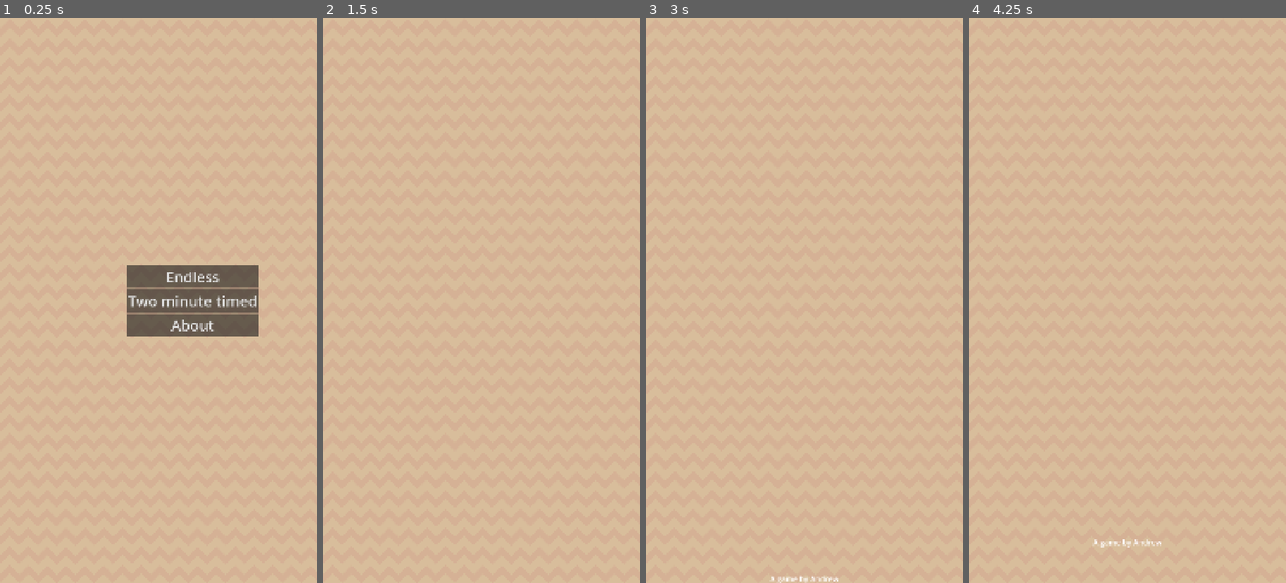
Above: before the commit, frames 1-4 (left to right).
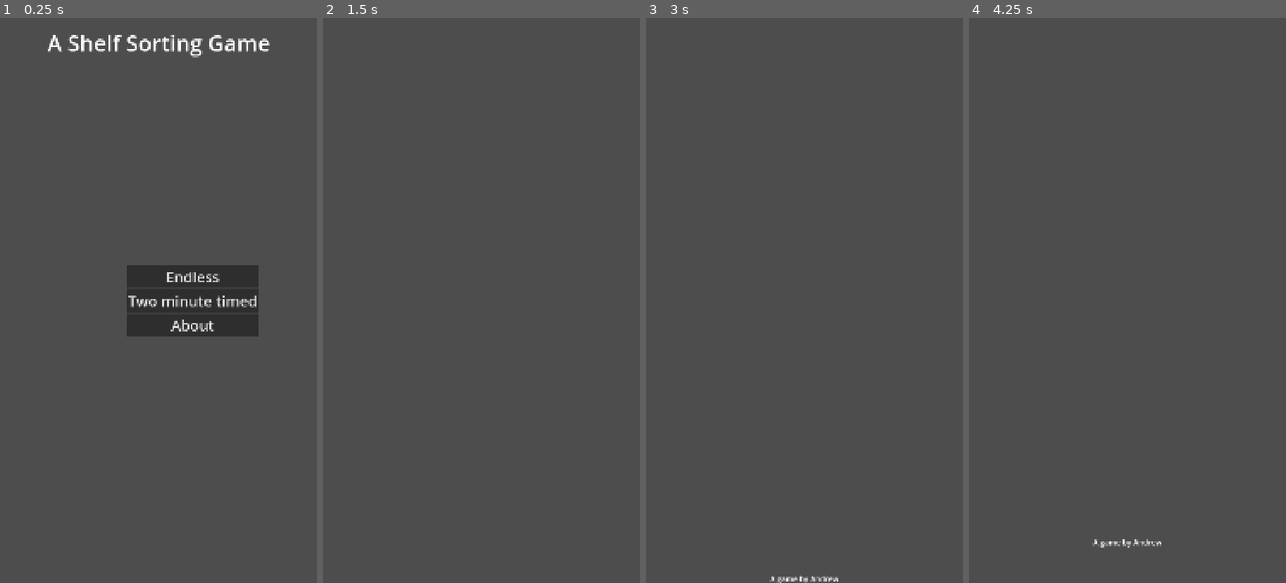
Above: after the commit, the same moments.

Repository: andrewcrisp/shelfsortinggame
Game: Godot game, scene res://scenes/game.tscn
Two runs of this game, one before a commit and one after it. Both use one fixed random seed, a clock stepped at 60 frames per second and the inputs below.
Inputs (mouse positions are in pixels of both pictures, inside the frame that each line leads up to):
- Up to frame 1 (0.25 s): no input
- Up to frame 2 (1.5 s): click "About" at 0.5 s; tap Enter at 1.25 s; move the mouse to (551, 272) at 1.27 s; click (551, 272) at 1.42 s
- Up to frame 3 (3 s): tap Space at 2 s; drag from (741, 328) to (788, 413) at 2.02 s; tap Enter at 2.75 s; move the mouse to (836, 176) at 2.77 s
- Up to frame 4 (4.25 s): drag from (1111, 413) to (1032, 215) at 3.52 s

The runs differ from the first frame. In frame 1, 100% of the frame differs, in the area x 0-100%, y 0-100%; in frame 2, 100%; in frame 3, 100%; in frame 4, 100%.

Commit message:
Add some backgrounds

Diff:
--- a/scenes/game.tscn
+++ b/scenes/game.tscn
@@ -1,8 +1,9 @@
-[gd_scene load_steps=4 format=3 uid="uid://b6e00skvjt6r"]
+[gd_scene load_steps=5 format=3 uid="uid://b6e00skvjt6r"]
 
 [ext_resource type="Script" uid="uid://d1krl6w6f8av4" path="res://scripts/game.gd" id="1_uwrxv"]
 [ext_resource type="PackedScene" uid="uid://cfwvj4m5wtga" path="res://scenes/scoreboard.tscn" id="2_yqjtg"]
-[ext_resource type="Texture2D" uid="uid://dpxdast8erek2" path="res://assets/Brown.png" id="4_lbhrr"]
+[ext_resource type="PackedScene" uid="uid://be7fbaw21lj7s" path="res://scenes/menus/menu_background.tscn" id="3_lnu2h"]
+[ext_resource type="PackedScene" uid="uid://duu4i61jd05wk" path="res://scenes/menus/start_screen.tscn" id="4_lbhrr"]
 
 [node name="Game" type="Node"]
 script = ExtResource("1_uwrxv")
@@ -20,10 +21,12 @@
 grow_vertical = 1
 scale = Vector2(4, 4)
 
-[node name="Background" type="Sprite2D" parent="."]
-z_index = -1
-texture_repeat = 2
-texture = ExtResource("4_lbhrr")
-offset = Vector2(540, 960)
-region_enabled = true
-region_rect = Rect2(0, 0, 1080, 1920)
+[node name="StartScreen" parent="." instance=ExtResource("4_lbhrr")]
+anchors_preset = 5
+anchor_left = 0.5
+anchor_right = 0.5
+offset_top = 30.0
+offset_bottom = 30.0
+grow_horizontal = 2
+
+[node name="Background" parent="." instance=ExtResource("3_lnu2h")]
--- /dev/null
+++ b/scenes/levels/1/1.tscn
@@ -0,0 +1,54 @@
+[gd_scene load_steps=9 format=3 uid="uid://w1sbduy44y4r"]
+
+[ext_resource type="Texture2D" uid="uid://dh46esb2fdf2l" path="res://assets/Game_UI_03/PNG/backgrounds/bg_03.PNG" id="1_q5bgg"]
+[ext_resource type="Texture2D" uid="uid://cyk4xs1ywr4ld" path="res://assets/Game_UI_03/PNG/backgrounds/bg_02.PNG" id="2_c16ly"]
+[ext_resource type="Texture2D" uid="uid://be3wqtte6okkb" path="res://assets/Game_UI_03/PNG/slots/s_01.png" id="3_rlg85"]
+[ext_resource type="Texture2D" uid="uid://brar54h2ery8p" path="res://assets/Game_UI_03/PNG/slots/s_t_08.png" id="4_xq0ru"]
+[ext_resource type="Texture2D" uid="uid://drbkuktldxpdf" path="res://assets/Game_UI_03/PNG/slots/s_09.png" id="5_hgu8c"]
+[ext_resource type="Texture2D" uid="uid://darp81nohlyk7" path="res://assets/RPG_Inn_Icons/vegetables/transparent/Tex_veg_a_ (1).png" id="6_gnw1v"]
+[ext_resource type="Texture2D" uid="uid://ctwv6jac2em7w" path="res://assets/RPG_Inn_Icons/vegetables/transparent/Tex_veg_a_ (3).PNG" id="7_aatjq"]
+[ext_resource type="Texture2D" uid="uid://djv3rqpiha7j7" path="res://assets/RPG_Inn_Icons/tools/transparent/Tex_tool_a_ (38).png" id="8_rkee3"]
+
+[node name="Node2D" type="Node2D"]
+
+[node name="Bg03" type="Sprite2D" parent="."]
+position = Vector2(549, 1037)
+texture = ExtResource("1_q5bgg")
+
+[node name="Bg04" type="Sprite2D" parent="."]
+modulate = Color(0, 0, 0, 0.509)
+position = Vector2(646, 1013)
+texture = ExtResource("2_c16ly")
+
+[node name="Bg02" type="Sprite2D" parent="."]
+position = Vector2(544, 954)
+texture = ExtResource("2_c16ly")
+
+[node name="S01" type="Sprite2D" parent="."]
+position = Vector2(854, 1215)
+scale = Vector2(0.3125, 0.3125)
+texture = ExtResource("3_rlg85")
+
+[node name="ST08" type="Sprite2D" parent="."]
+position = Vector2(678.953, 1774.5)
+scale = Vector2(0.714953, 0.714953)
+texture = ExtResource("4_xq0ru")
+
+[node name="S09" type="Sprite2D" parent="."]
+position = Vector2(771.25, 421.375)
+scale = Vector2(0.573781, 0.350271)
+texture = ExtResource("5_hgu8c")
+
+[node name="TexVegA(1)" type="Sprite2D" parent="."]
+position = Vector2(910, 418)
+scale = Vector2(0.5, 0.5)
+texture = ExtResource("6_gnw1v")
+
+[node name="TexVegA(3)" type="Sprite2D" parent="."]
+position = Vector2(857, 1227)
+scale = Vector2(0.488281, 0.521485)
+texture = ExtResource("7_aatjq")
+
+[node name="TexToolA(38)" type="Sprite2D" parent="."]
+position = Vector2(246, 1787)
+texture = ExtResource("8_rkee3")
--- a/scenes/levels/1/level.tscn
+++ b/scenes/levels/1/level.tscn
@@ -11,27 +11,27 @@
 [node name="item_spawner" parent="." instance=ExtResource("2_emed8")]
 
 [node name="Shelf" parent="." instance=ExtResource("3_nw4g8")]
-position = Vector2(80, 545)
+position = Vector2(270, 545)
 scale = Vector2(2, 2)
 
 [node name="Shelf2" parent="." instance=ExtResource("3_nw4g8")]
-position = Vector2(635, 745)
+position = Vector2(825, 745)
 scale = Vector2(2, 2)
 
 [node name="Shelf3" parent="." instance=ExtResource("3_nw4g8")]
-position = Vector2(80, 1600)
+position = Vector2(270, 1600)
 scale = Vector2(2, 2)
 
 [node name="Shelf4" parent="." instance=ExtResource("3_nw4g8")]
-position = Vector2(635, 1265)
+position = Vector2(825, 1265)
 scale = Vector2(2, 2)
 
 [node name="Shelf5" parent="." instance=ExtResource("3_nw4g8")]
-position = Vector2(80, 1065)
+position = Vector2(270, 1065)
 scale = Vector2(2, 2)
 
 [node name="Shelf6" parent="." instance=ExtResource("3_nw4g8")]
-position = Vector2(635, 1800)
+position = Vector2(825, 1800)
 scale = Vector2(2, 2)
 
 [node name="Conveyor" parent="." instance=ExtResource("4_u2ksi")]
--- a/scenes/levels/special/about.tscn
+++ b/scenes/levels/special/about.tscn
@@ -1,6 +1,7 @@
-[gd_scene load_steps=3 format=3 uid="uid://ccs0onn1wjpym"]
+[gd_scene load_steps=4 format=3 uid="uid://ccs0onn1wjpym"]
 
 [ext_resource type="Script" uid="uid://ceb6u228ag6ag" path="res://scripts/about.gd" id="1_20wyb"]
+[ext_resource type="PackedScene" uid="uid://be7fbaw21lj7s" path="res://scenes/menus/menu_background.tscn" id="2_c5lyi"]
 
 [sub_resource type="LabelSettings" id="LabelSettings_20wyb"]
 font_size = 26
@@ -33,3 +34,5 @@
 text = "Credits line"
 label_settings = SubResource("LabelSettings_20wyb")
 horizontal_alignment = 1
+
+[node name="Background" parent="." instance=ExtResource("2_c5lyi")]
--- /dev/null
+++ b/scenes/menus/menu_background.tscn
@@ -0,0 +1,18 @@
+[gd_scene load_steps=3 format=3 uid="uid://be7fbaw21lj7s"]
+
+[ext_resource type="Texture2D" uid="uid://cyk4xs1ywr4ld" path="res://assets/Game_UI_03/PNG/backgrounds/bg_02.PNG" id="1_d58y2"]
+[ext_resource type="Texture2D" uid="uid://bygv02tp6w4cf" path="res://assets/Game_UI_03/PNG/backgrounds/bg_04.png" id="2_rhrir"]
+
+[node name="Background" type="Node2D"]
+z_index = -1
+
+[node name="Bg04" type="Sprite2D" parent="."]
+z_index = -2
+position = Vector2(534, 974)
+rotation = 1.5708
+texture = ExtResource("2_rhrir")
+
+[node name="Bg02" type="Sprite2D" parent="."]
+z_index = -1
+position = Vector2(579, 1007)
+texture = ExtResource("1_d58y2")
--- /dev/null
+++ b/scenes/menus/start_screen.tscn
@@ -0,0 +1,19 @@
+[gd_scene format=3 uid="uid://duu4i61jd05wk"]
+
+[node name="StartScreen" type="Control"]
+layout_mode = 3
+anchors_preset = 0
+
+[node name="GameTitle" type="Label" parent="."]
+layout_mode = 1
+anchors_preset = 5
+anchor_left = 0.5
+anchor_right = 0.5
+offset_left = -380.5
+offset_right = 380.5
+offset_bottom = 103.0
+grow_horizontal = 2
+theme_override_font_sizes/font_size = 75
+text = "A Shelf Sorting Game"
+horizontal_alignment = 1
+vertical_alignment = 1
--- a/scenes/shelf.tscn
+++ b/scenes/shelf.tscn
@@ -1,31 +1,26 @@
-[gd_scene load_steps=5 format=3 uid="uid://bd1b7yuh7jh1n"]
+[gd_scene load_steps=4 format=3 uid="uid://bd1b7yuh7jh1n"]
 
 [ext_resource type="PackedScene" uid="uid://dkbqxgkjy5dog" path="res://scenes/spot.tscn" id="1_eyi4x"]
 [ext_resource type="Script" uid="uid://cyt58qth41sa8" path="res://scripts/shelf.gd" id="1_xj574"]
-
-[sub_resource type="Gradient" id="Gradient_xj574"]
-colors = PackedColorArray(0, 0.458824, 0, 1, 0.329412, 0.772549, 0.160784, 1)
-
-[sub_resource type="GradientTexture2D" id="GradientTexture2D_00mi8"]
-gradient = SubResource("Gradient_xj574")
+[ext_resource type="Texture2D" uid="uid://c4e107hj14he1" path="res://assets/Game_UI_03/PNG/slots/s_t_09.png" id="3_00mi8"]
 
 [node name="Shelf" type="Node2D"]
 script = ExtResource("1_xj574")
 
 [node name="Spot1" parent="." instance=ExtResource("1_eyi4x")]
+z_index = 1
+position = Vector2(-90, 0)
 scale = Vector2(2, 3)
 
 [node name="Spot2" parent="." instance=ExtResource("1_eyi4x")]
+z_index = 1
+scale = Vector2(2, 3)
+
+[node name="Spot3" parent="." instance=ExtResource("1_eyi4x")]
+z_index = 1
 position = Vector2(90, 0)
 scale = Vector2(2, 3)
 
-[node name="Spot3" parent="." instance=ExtResource("1_eyi4x")]
-position = Vector2(180, 0)
-scale = Vector2(2, 3)
-
-[node name="Sprite2D" type="Sprite2D" parent="."]
-z_index = -1
-position = Vector2(90.5, 6)
-rotation = -1.5708
-scale = Vector2(0.8125, 3.92188)
-texture = SubResource("GradientTexture2D_00mi8")
+[node name="ST09" type="Sprite2D" parent="."]
+scale = Vector2(0.1, 0.8)
+texture = ExtResource("3_00mi8")
--- a/scenes/spot.tscn
+++ b/scenes/spot.tscn
@@ -10,6 +10,7 @@
 script = ExtResource("1_xj574")
 
 [node name="Sprite2D" type="Sprite2D" parent="."]
+visible = false
 texture = ExtResource("1_eyi4x")
 region_enabled = true
 region_rect = Rect2(52, 82, 24, 13)
--- a/scripts/game.gd
+++ b/scripts/game.gd
@@ -63,6 +63,8 @@
 	current_level = nextLevel
 	reset_scoreboard()
 	add_child(current_level)
+	$Background.visible = false
+	$StartScreen.visible = false
 
 func hide_scoreboard():
 	Globals.scoreboard.visible = false
@@ -80,6 +82,8 @@
 	starting_menu.z_index = 1
 	current_level = starting_menu
 	add_child(starting_menu)
+	$Background.visible = true
+	$StartScreen.visible = true
 
 func load_main_menu():
 	if(current_level != null):
Not shown, changed: export_presets.cfg
Not shown, changed: .gitignore
